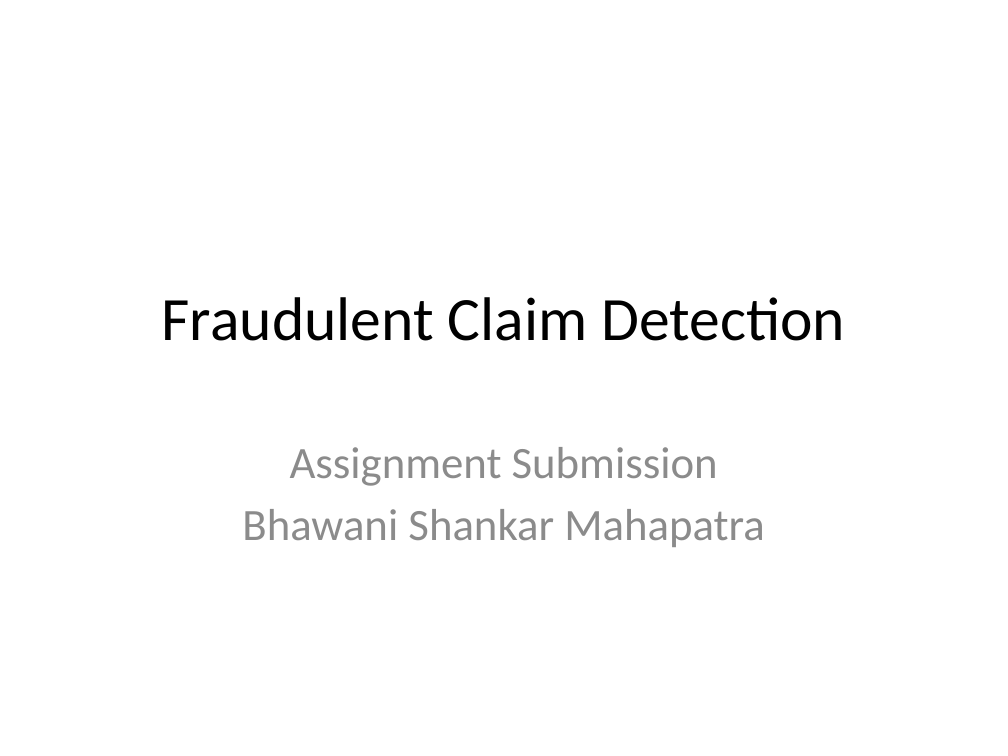
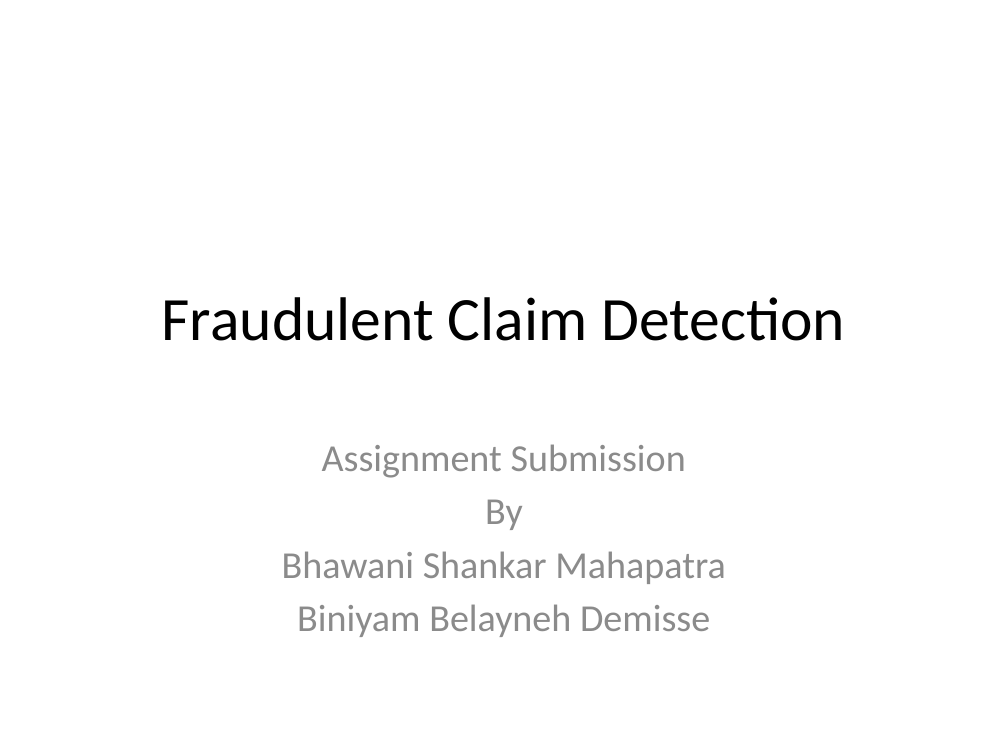
Before and after one commit to bhawanih9/Fraudulent_Claim_Detection, a slide deck: slide 1 of Fraudulent_Claim_Detection_BhawaniShankarMahapatra_BiniyamBelaynehDemisse_PPT.pptx. Drawn at 1008x756 pixels with LibreOffice and Linux fonts; fonts in the diff are those of the drawing. Boxes give left, top, right and bottom in pixels: in the first picture for what was removed or moved away, otherwise in the second. Text is boxed around its words. In the diff, an @@ line names an element or a change of style, - is before the commit and + after.

```diff
--- a/Fraudulent_Claim_Detection_BhawaniShankarMahapatra_BiniyamBelaynehDemisse_PPT.pptx
+++ b/Fraudulent_Claim_Detection_BhawaniShankarMahapatra_BiniyamBelaynehDemisse_PPT.pptx
@@ subtitle at (282, 444, 725, 584): size 32 to 27.2 pt in "Assignment Submission", "Bhawani Shankar Mahapatra" @@
@@ subtitle at (485, 499, 523, 530): paragraph added @@
+By
@@ subtitle at (297, 604, 710, 637): paragraph added @@
+Biniyam Belayneh Demisse
```
Also in this commit, not shown: 1 other slide changed, 2 slides added.
